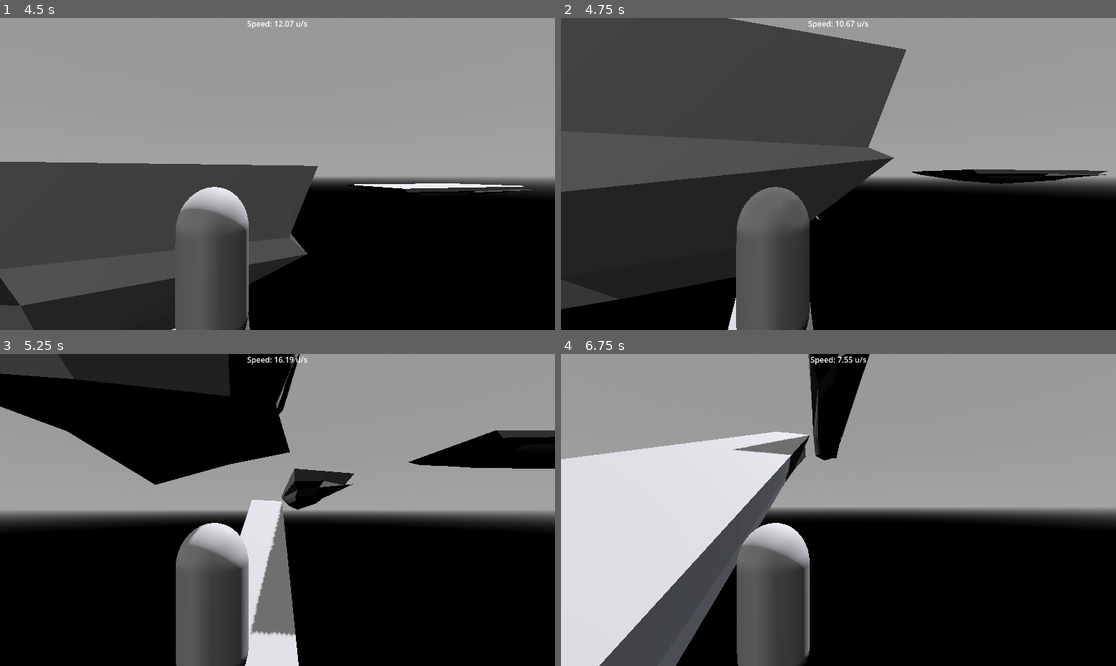
Above: before the commit, frames 1-4 (two rows, left to right).
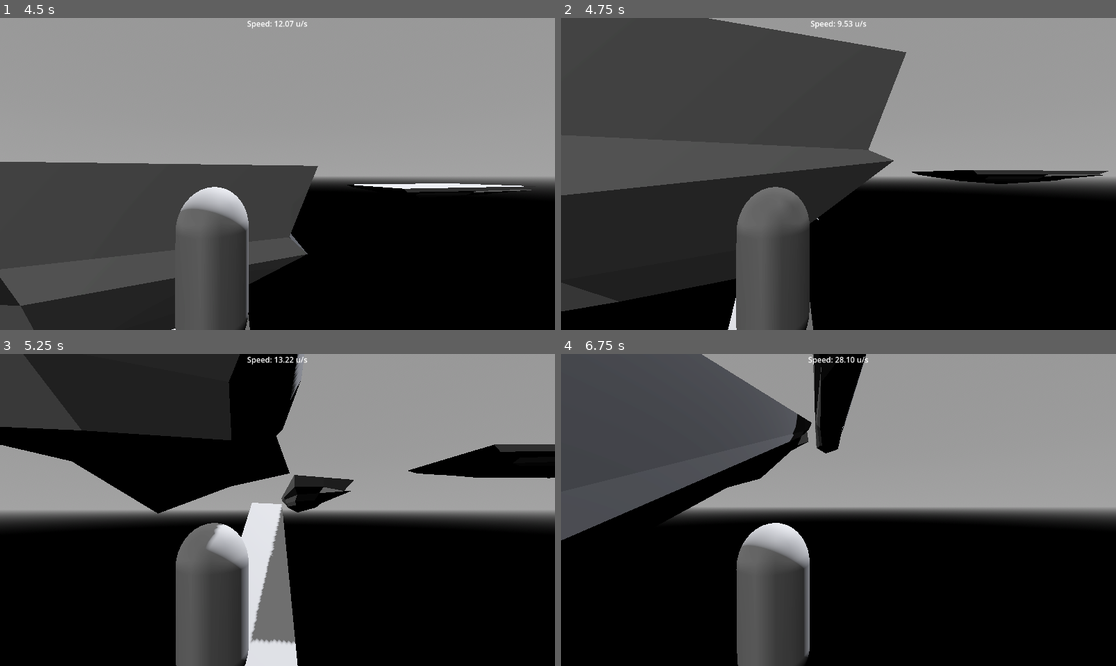
Above: after the commit, the same moments.

Repository: icyfirejosh4352/rigor-mortis
Game: Godot game, scene res://scenes/game.tscn
Two runs of this game, one before a commit and one after it. Both use one fixed random seed, a clock stepped at 60 frames per second and the inputs below.
Inputs (mouse positions are in pixels of both pictures, inside the frame that each line leads up to):
- Up to frame 1 (4.5 s): move the mouse to (249, 236) at 0.52 s; hold Ctrl (slide) 0.53-1.28 s; hold W (forward) 0.53-2.78 s; click (249, 236) at 0.67 s; tap Space (jump) at 0.77, 1.52, 3.02, 3.77 s; move the mouse to (316, 177) at 1.27 s; tap Ctrl (slide) at 1.35, 2.85, 4.35 s; move the mouse to (233, 170) at 2.02 s; hold Ctrl (slide) 2.03-2.78 s; move the mouse to (283, 174) at 2.77 s; hold A (strafe left) 2.78-3.53 s; move the mouse to (255, 167) at 3.52 s; hold Ctrl (slide) 3.53-4.28 s; hold W (forward) from 3.53 s (still down); move the mouse to (305, 174) at 4.27 s
- Up to frame 2 (4.75 s): keep holding W (forward); tap Space (jump) at 4.52 s
- Up to frame 3 (5.25 s): keep holding W (forward); move the mouse to (249, 510) at 5.02 s; hold Ctrl (slide) from 5.03 s (still down)
- Up to frame 4 (6.75 s): move the mouse to (849, 503) at 5.77 s; release W (forward) at 5.78 s; release Ctrl (slide) at 5.78 s; hold D (strafe right) 5.78-6.53 s; tap Ctrl (slide) at 5.85 s; tap Space (jump) at 6.02 s; move the mouse to (832, 516) at 6.52 s; hold W (forward) from 6.53 s (still down); hold Ctrl (slide) from 6.53 s (still down)

Frame 1 is identical in both runs. In frame 2, 1.6% of the frame differs, in the area x 0-99%, y 0-99%; in frame 3, 15%; in frame 4, 35%, in the area x 0-56%, y 0-100%.

Commit message:
implemented the worst wallrun ever
Godawful way to handle wallrunning. I will fix it trust

Diff:
--- a/scripts/player.gd
+++ b/scripts/player.gd
@@ -158,8 +158,13 @@
 					velocity.x += direction.x * (SPEED * JUMP_SPDBST)
 					velocity.z += direction.z * (SPEED * JUMP_SPDBST)
 
+	# what is this bro :sob:
+	move_and_slide()
 
-	move_and_slide()
+	if is_on_wall():
+		velocity -= get_gravity() * delta
+		var wall_normal = get_wall_normal()
+		velocity = velocity.slide(wall_normal).normalized() * velocity.length()
 
 #	if is_on_wall():
 #		var wall_normal = get_wall_normal()
